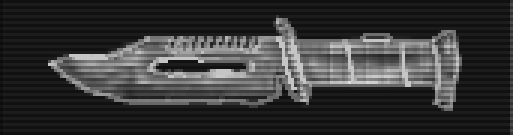
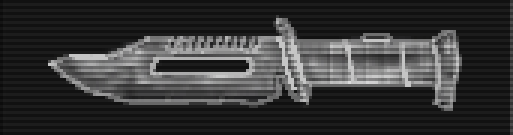
The second 513 x 135 image is a revision of the first. Changes to its layers:
painted on "Layer" over [left=147, top=54, right=255, bottom=78]
